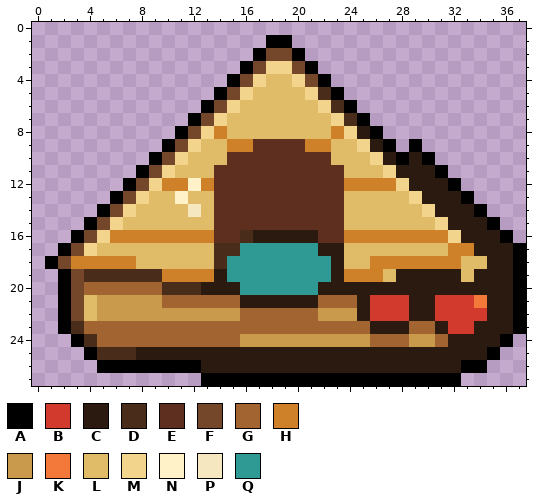
File history of a pixel-art file, aseprite-source/catfish/art22/out/cf-pet-paddy_hat_bed.aseprite. Above, as it was before the edit.
38x28 pixels, 1 frame. Colours within 5 levels of each other are drawn and written as one.
Palette (. is transparent): A #000000  B #d23a2e  C #2a1a10  D #4a2c1a  E #5e2f1e  F #74462a  G #a26431  H #cf812a  J #c99a4c  K #f2793a  L #e0bb68  M #f2d48c  N #fff1c8  P #f5e8c0  Q #2f9a94
Pixels before, first column x 1:
 1 .................AA..................
 2 ................AFFA.................
 3 ...............AFMMFA................
 4 ..............AFMLLMFA...............
 5 .............AFMLLLLMDA..............
 6 ............AFMLLLLLLMDA.............
 7 ...........AFMLLLLLLLLMDA............
 8 ..........AFMHLLLLLLLLHMCA...........
 9 .........AFMLLHHEEEEHHLLMCA.A........
10 ........AFMLLLEEEEEEEELLLMCACA.......
11 .......AFMLLLEEEEEEEEEELLLMCCCA......
12 ......AFMHHNHEEEEEEEEEEHHHHMCCCA.....
13 .....AFMLLNLLEEEEEEEEEELLLLLMCCCA....
14 ....AFMLLLLPLEEEEEEEEEELLLLLLMCCCA...
15 ...AFMLLLLLLLEEEEEEEEEELLLLLLLMCCCA..
16 ..AFMHHHHHHHHEEDCCCCCEEHHHHHHHHMCCCA.
17 .AFMLLLLLLLLLDDQQQQQQCCLLLLLLLLHHCCCA
18 AFHHHHHLLLLLLDQQQQQQQQCLLHHHHHHHLLCCA
19 .AFDDDDDDHHHHCQQQQQQQQCHHHLCCCCCLCCCA
20 .AFGGGGGGDDDCCCQQQQQQCCCCCCCCCCCCCCCA
21 .AFLJJJJJGGGGGGCCCCCCGGGCBBBCCBBBKCCA
22 .AFLJJJJJJJJJJJGGGGGGJJJCBBBCCBBBBCCA
23 .ADGGGGGGGGGGGGGGGGGGGGGGCCCGGCBBCCCA
24 ..ADGGGGGGGGGGGJJJJJJJJJJGGGJJGCCCCA.
25 ...ADDDCCCCCCCCCCCCCCCCCCCCCCCCCCCA..
26 ....AAAAAAAACCCCCCCCCCCCCCCCCCCCAA...
27 ............AAAAAAAAAAAAAAAAAAAA.....
The same view after the edit:
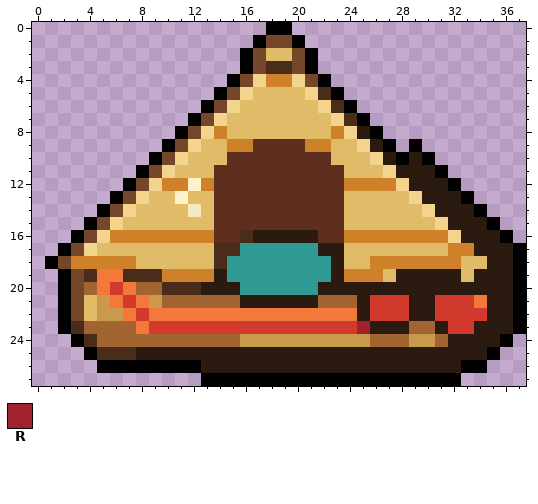
Colours new in this view: R #a0222e
Log entry: Cat Fish pet shops: SA front, work in progress
Difference:
y 0: x 18..19 .. -> AA
y 1: x 17..20 .AA. -> AFFA
y 2: x 16..21 .AFFA. -> AFLLFA
y 3: x 18..19 MM -> DD
y 4: x 18..19 LL -> HH
y 19: x 5..6 DD -> KK
y 20: x 5..7 GGG -> KBK
y 21: x 6..8 JJJ -> KBK
y 22: x 7..24 JJJJJJJJJGGGGGGJJJ -> KBKKKKKKKKKKKKKKKK
y 23: x 8..25 GGGGGGGGGGGGGGGGGG -> KBBBBBBBBBBBBBBBBR
Pixel boxes of the changes (left, top, right, bottom) in both pictures:
changed: (240, 22, 318, 87)
changed: (97, 269, 370, 334)
